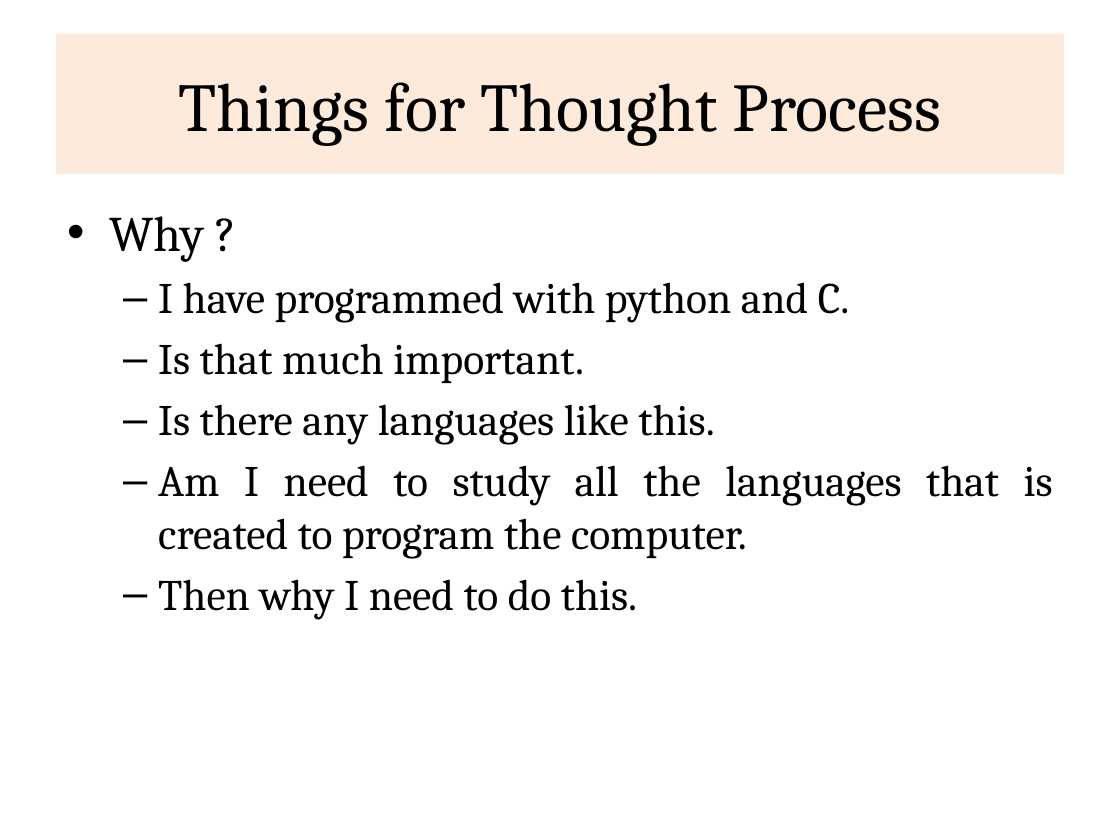
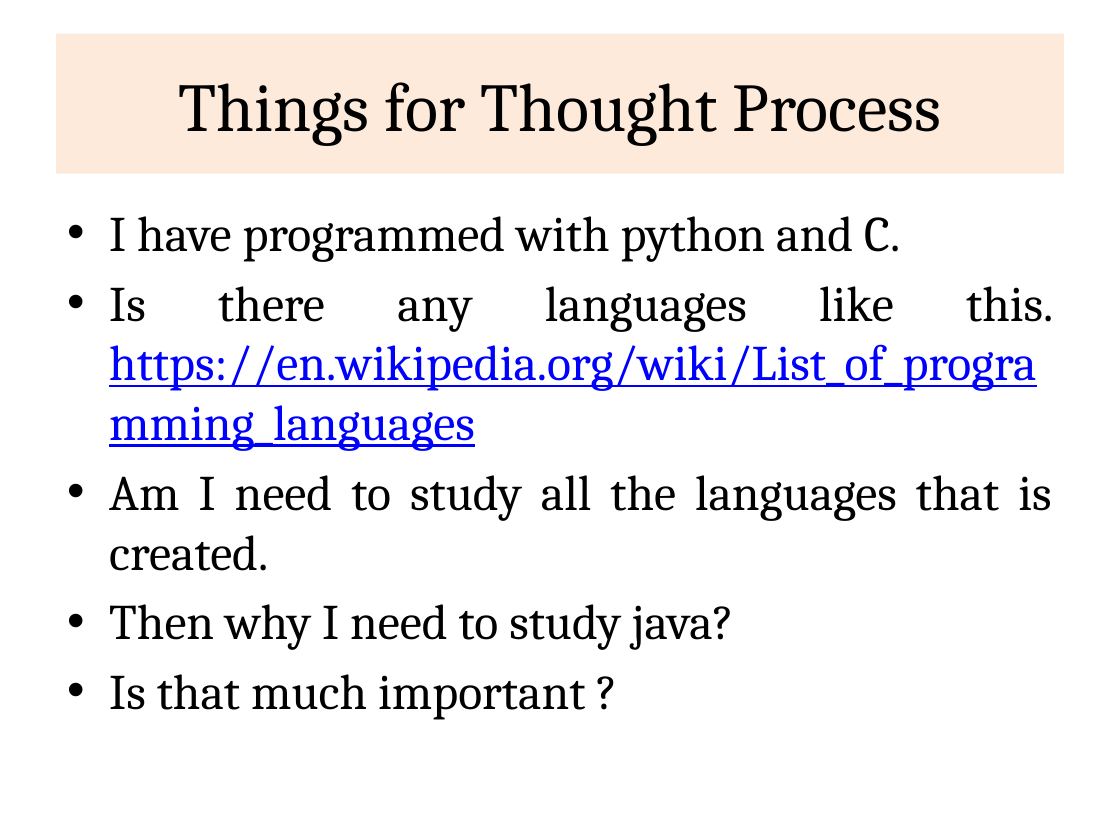
Before and after one commit to rajasekaran36/CS8392-OOPS, a slide deck: slide 2 of Slides/Unit 1/CS8392-U1-0-Why we need to study.pptx. Drawn at 1120x840 pixels with LibreOffice and Linux fonts; fonts in the diff are those of the drawing. Boxes give left, top, right and bottom in pixels: in the first picture for what was removed or moved away, otherwise in the second. Text is boxed around its words. In the diff, an @@ line names an element or a change of style, - is before the commit and + after.

Commit message:
Last Update 12-06-2019 10:04:34.31

```diff
--- a/Slides/Unit 1/CS8392-U1-0-Why we need to study.pptx
+++ b/Slides/Unit 1/CS8392-U1-0-Why we need to study.pptx
@@ text at <box>109,216,204,262</box>: paragraph removed @@
-• Why ?
@@ text at <box>109,216,900,262</box>: size 28 to 32 pt in "I have programmed with python and C."; bullet – to •; list level 2 to 1 in "I have programmed with python ..." @@
@@ text at <box>109,286,1053,720</box>: text changed; size 28 to 32 pt @@
-  – Is that much important.
-  – Is there any languages like this.
-  – Am I need to study all the languages that is created to program the computer.
-  – Then why I need to do this.
+• Is there any languages like this. https://en.wikipedia.org/wiki/List_of_programming_languages
+• Am I need to study all the languages that is created.
+• Then why I need to study java?
+• Is that much important ?
```
